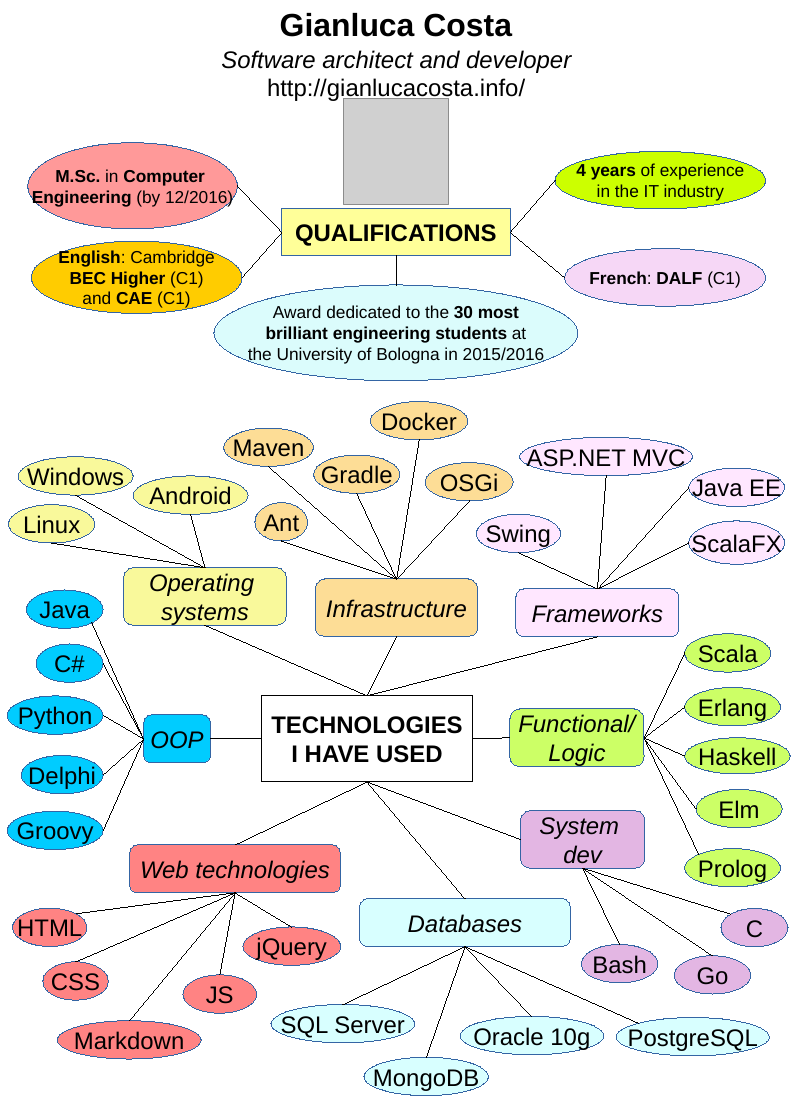
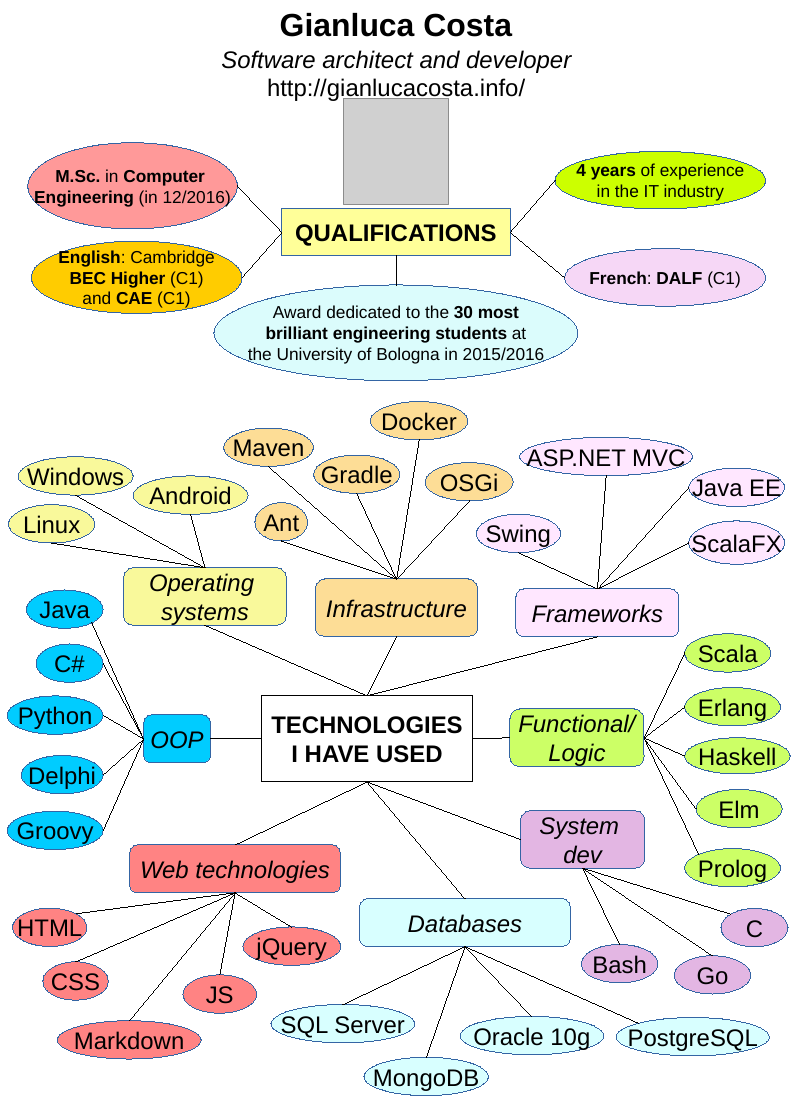
Before and after one commit to giancosta86/giancosta86.github.io, a slide deck: slide 1 of _sources/cv_costa_en.odp. Drawn at 792x1120 pixels with LibreOffice and Linux fonts; fonts in the diff are those of the drawing; grey boxes stand for pictures. Boxes give left, top, right and bottom in pixels: in the first picture for what was removed or moved away, otherwise in the second. Text is boxed around its words. In the diff, an @@ line names an element or a change of style, - is before the commit and + after.

```diff
--- a/_sources/cv_costa_en.odp
+++ b/_sources/cv_costa_en.odp
@@ text in ellipse at box(34, 190, 231, 206): text changed @@
-Engineering (by 12/2016)
+Engineering (in 12/2016)
```
Also in this commit, not shown: 2 other files.
